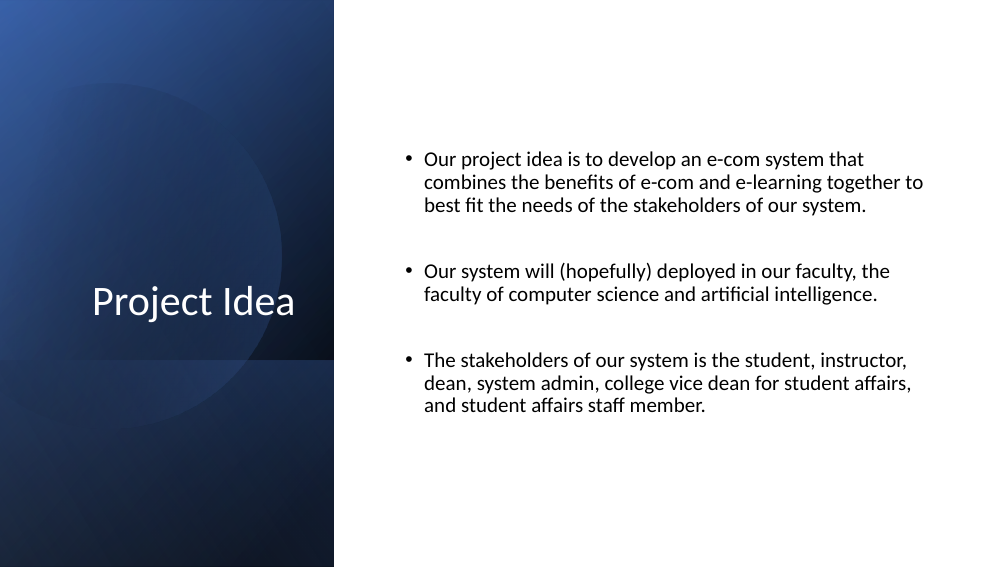
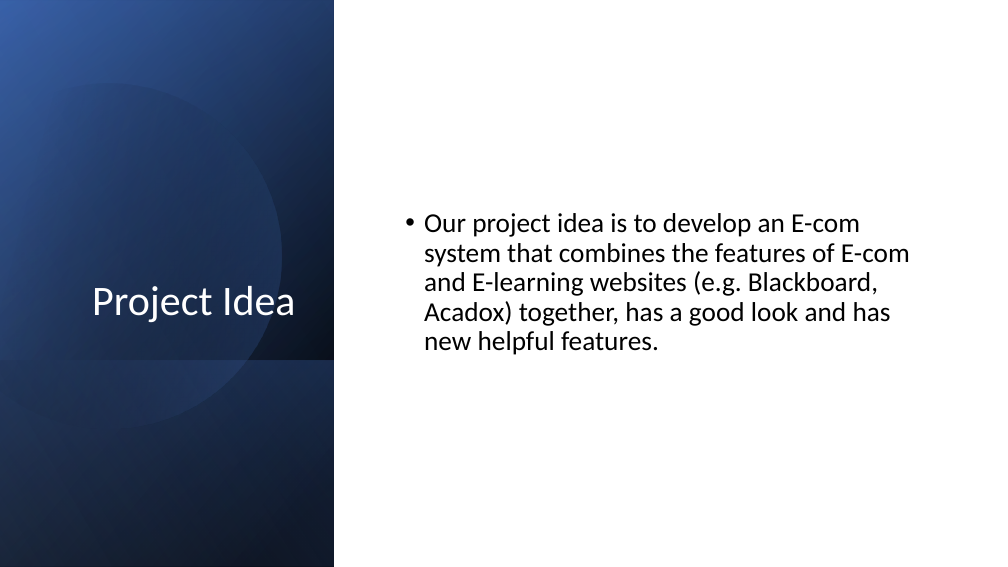
Before and after one commit to mounirsabry/Better_Ecom_GP, a slide deck: slide 4 of Discussions/Midyear_Discussion/presentation.pptx (slide 2 before the commit). Drawn at 1008x567 pixels with LibreOffice and Linux fonts; fonts in the diff are those of the drawing. Boxes give left, top, right and bottom in pixels: in the first picture for what was removed or moved away, otherwise in the second. Text is boxed around its words. In the diff, an @@ line names an element or a change of style, - is before the commit and + after.

```diff
--- a/Discussions/Midyear_Discussion/presentation.pptx
+++ b/Discussions/Midyear_Discussion/presentation.pptx
@@ text at [424, 213, 910, 355]: text changed; size 20 to 26 pt @@
-• Our project idea is to develop an e-com system that combines the benefits of e-com and e-learning together to best fit the needs of the stakeholders of our system.
-• Our system will (hopefully) deployed in our faculty, the faculty of computer science and artificial intelligence.
-• The stakeholders of our system is the student, instructor, dean, system admin, college vice dean for student affairs, and student affairs staff member.
+• Our project idea is to develop an E-com system that combines the features of E-com and E-learning websites (e.g. Blackboard, Acadox) together, has a good look and has new helpful features.
```
Also in this commit, not shown: 2 slides added, 2 slides removed.
